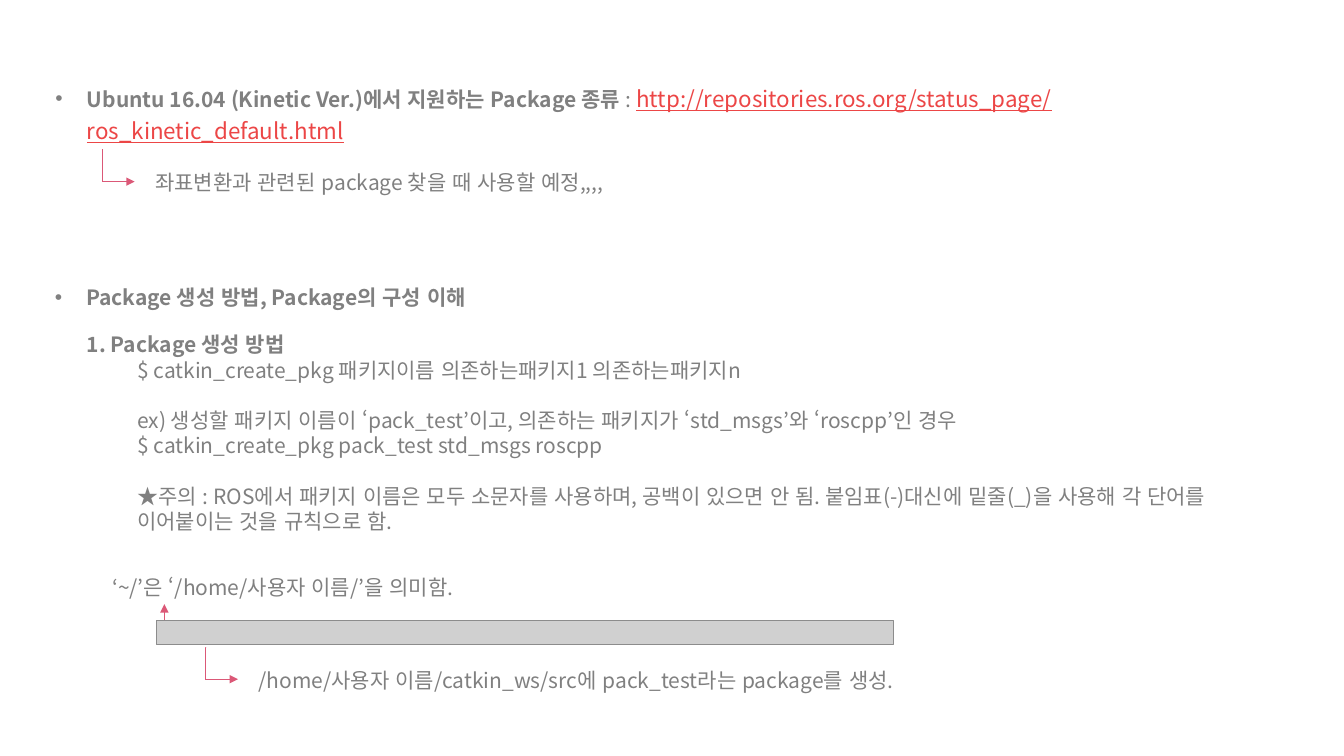
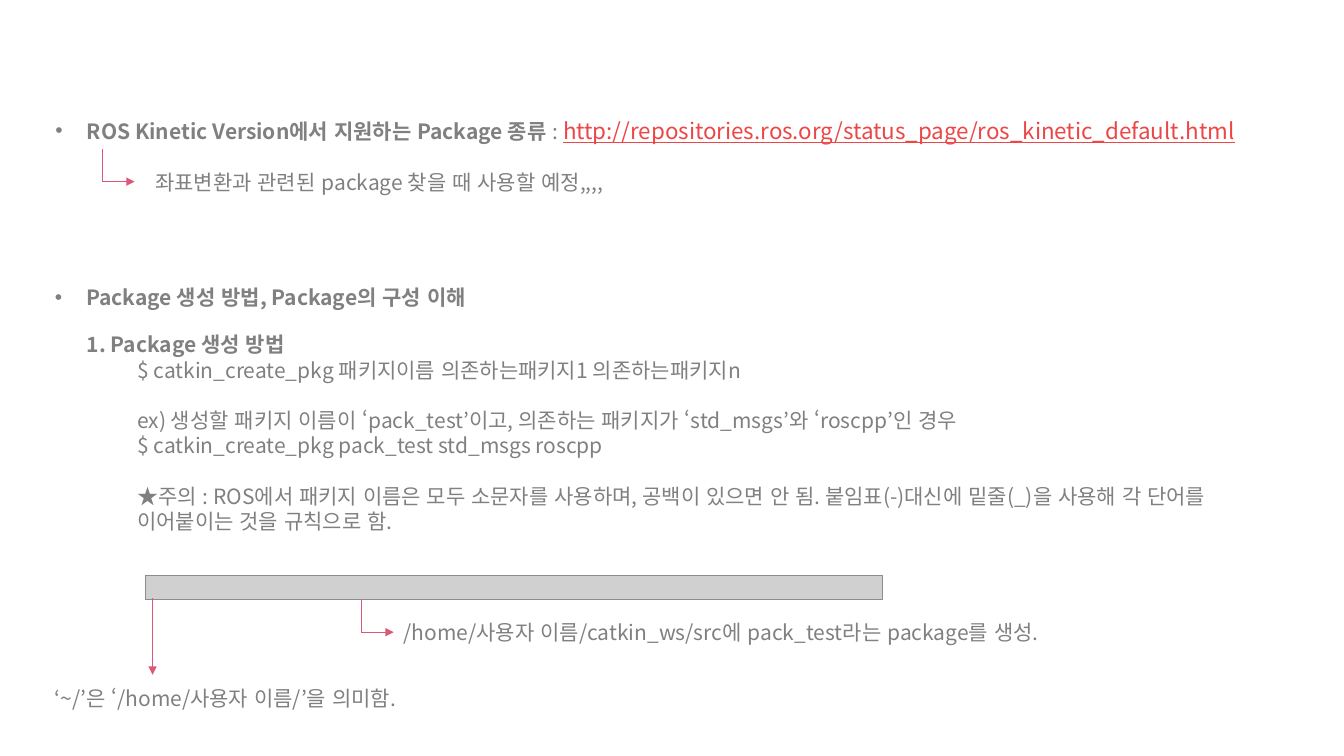
Before and after one commit to choeunyoung0208/silverzero, a slide deck: slide 9 of 200827/20.08.27.pptx. Drawn at 1344x756 pixels with LibreOffice and Linux fonts; fonts in the diff are those of the drawing; grey boxes stand for pictures. Boxes give left, top, right and bottom in pixels: in the first picture for what was removed or moved away, otherwise in the second. Text is boxed around its words. In the diff, an @@ line names an element or a change of style, - is before the commit and + after.

```diff
--- a/200827/20.08.27.pptx
+++ b/200827/20.08.27.pptx
@@ text at [87,121,1235,144]: text changed @@
-• Ubuntu 16.04 (Kinetic Ver.)에서 지원하는 Package 종류 : http://repositories.ros.org/status_page/ros_kinetic_default.html
+• ROS Kinetic Version에서 지원하는 Package 종류 : http://repositories.ros.org/status_page/ros_kinetic_default.html
@@ picture: place and size @@
-picture at [156,620,893,644]
+picture at [145,576,882,600]
@@ arrow moved from (164, 620) - (164, 604) to (152, 598) - (152, 675) @@
@@ elbow arrow moved from (206, 647) - (238, 680) to (361, 600) - (394, 632) @@
@@ text "/home/사용자 이름/catkin_ws/src에 pack_test라는 package를 생성.": place and size @@
-text "/home/사용자 이름/catkin_ws/src에 pack_test라는 package를 생성." at [259,670,894,693]
+text "/home/사용자 이름/catkin_ws/src에 pack_test라는 package를 생성." at [404,622,1039,645]
@@ text "‘~/’은 ‘/home/사용자 이름/’을 의미함.": place and size @@
-text "‘~/’은 ‘/home/사용자 이름/’을 의미함." at [112,577,454,599]
+text "‘~/’은 ‘/home/사용자 이름/’을 의미함." at [55,688,396,710]
```
Also in this commit, not shown: 4 other slides changed.
